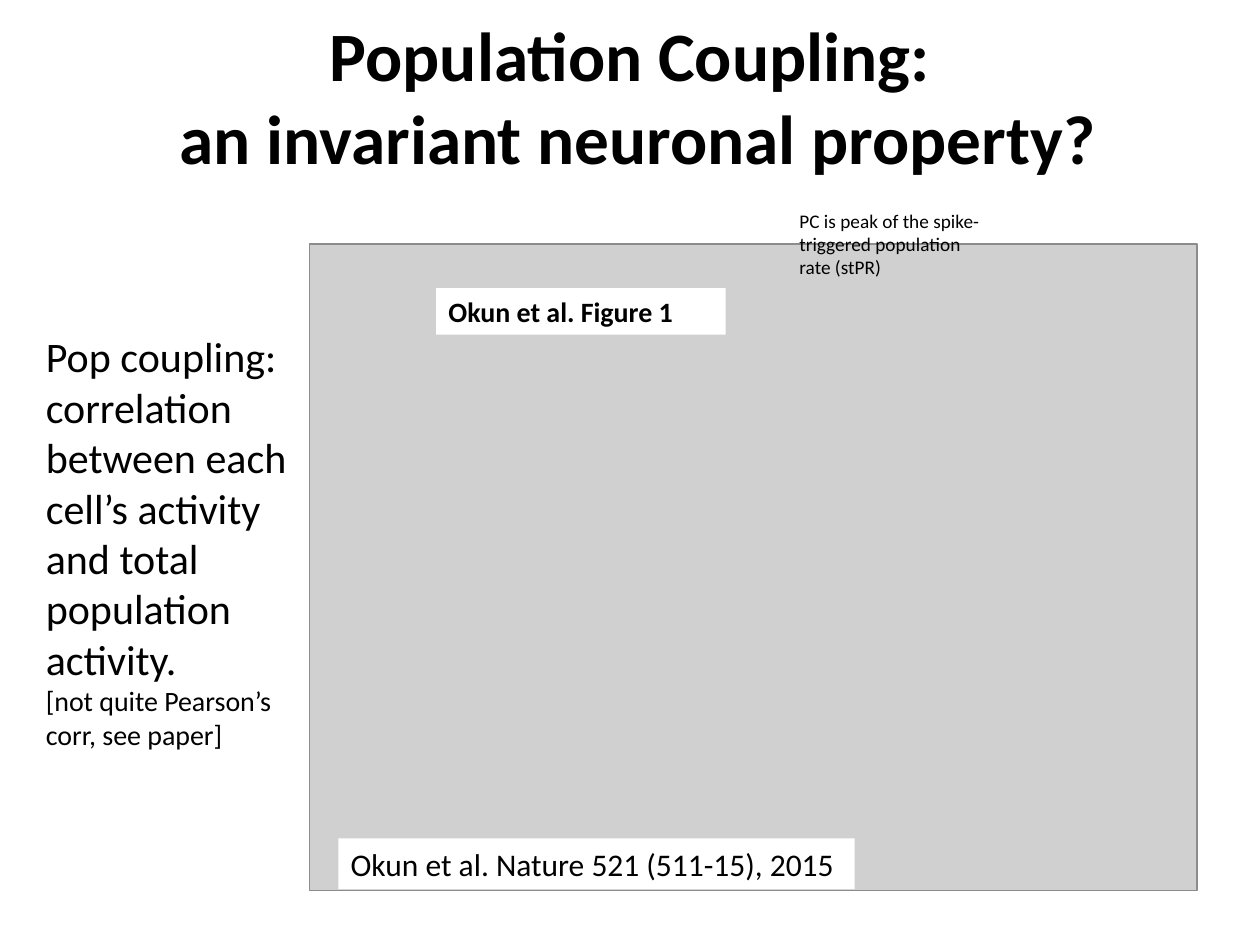
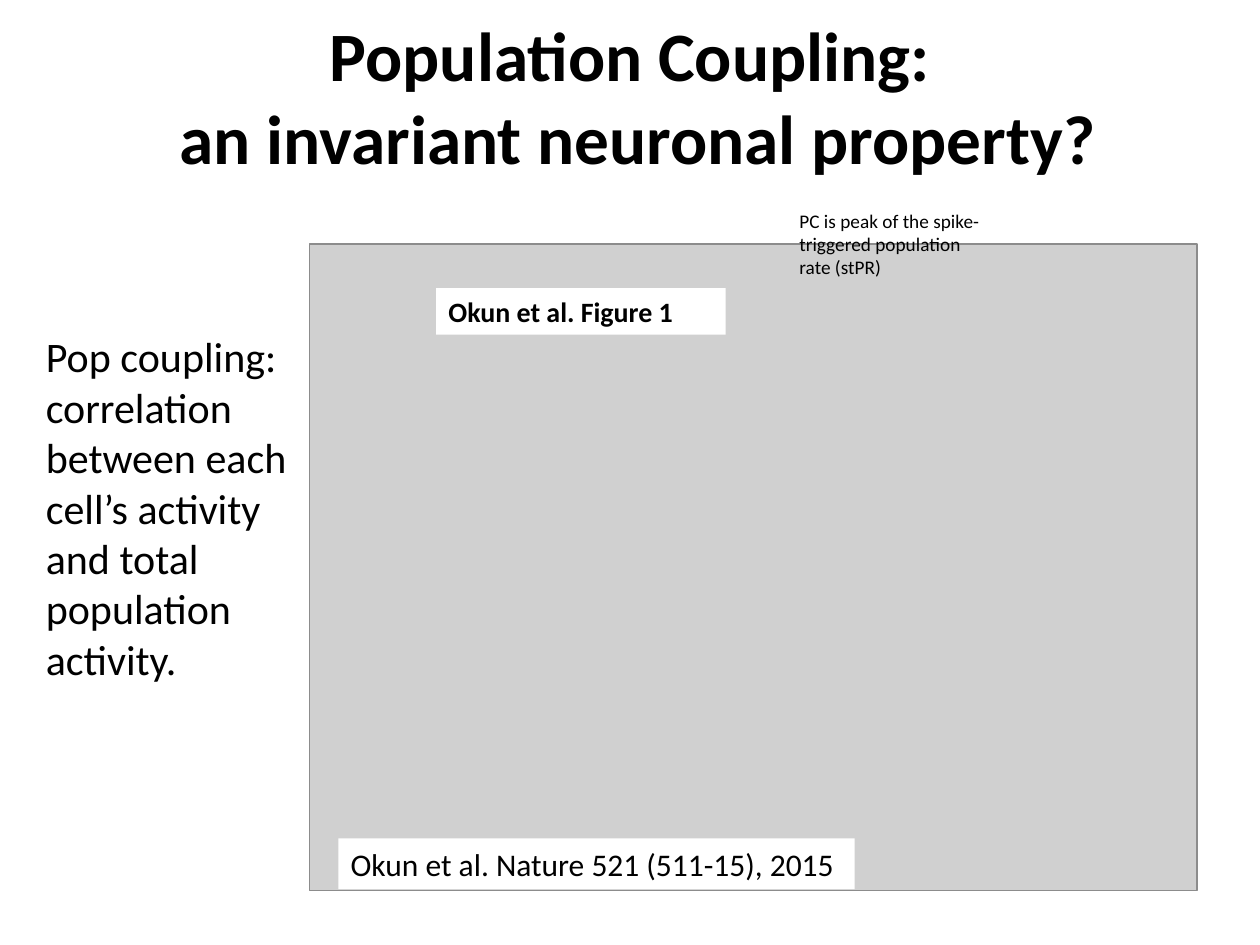
Before and after one commit to geffenlab/CNI-JC, a slide deck: slide 19 of Allen_Brain_Observatory_Dataset.pptx (slide 18 before the commit). Drawn at 1260x945 pixels with LibreOffice and Linux fonts; fonts in the diff are those of the drawing; grey boxes stand for pictures. Boxes give left, top, right and bottom in pixels: in the first picture for what was removed or moved away, otherwise in the second. Text is boxed around its words. In the diff, an @@ line names an element or a change of style, - is before the commit and + after.

```diff
--- a/Allen_Brain_Observatory_Dataset.pptx
+++ b/Allen_Brain_Observatory_Dataset.pptx
@@ text at [46,690,271,750]: paragraph removed @@
-[not quite Pearson’s corr, see paper]
```
Also in this commit, not shown: 6 other slides changed, 1 slide added.
